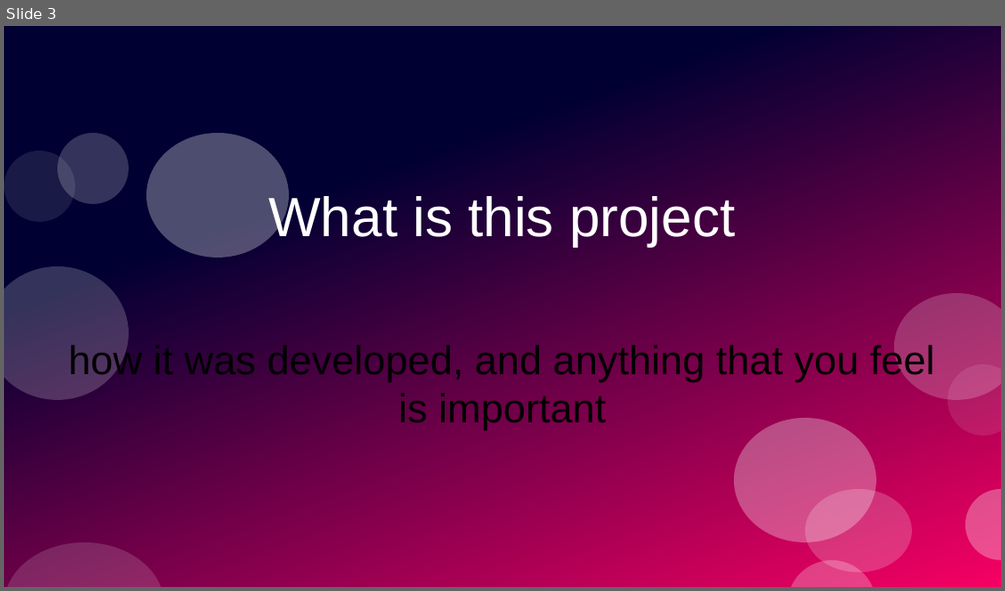
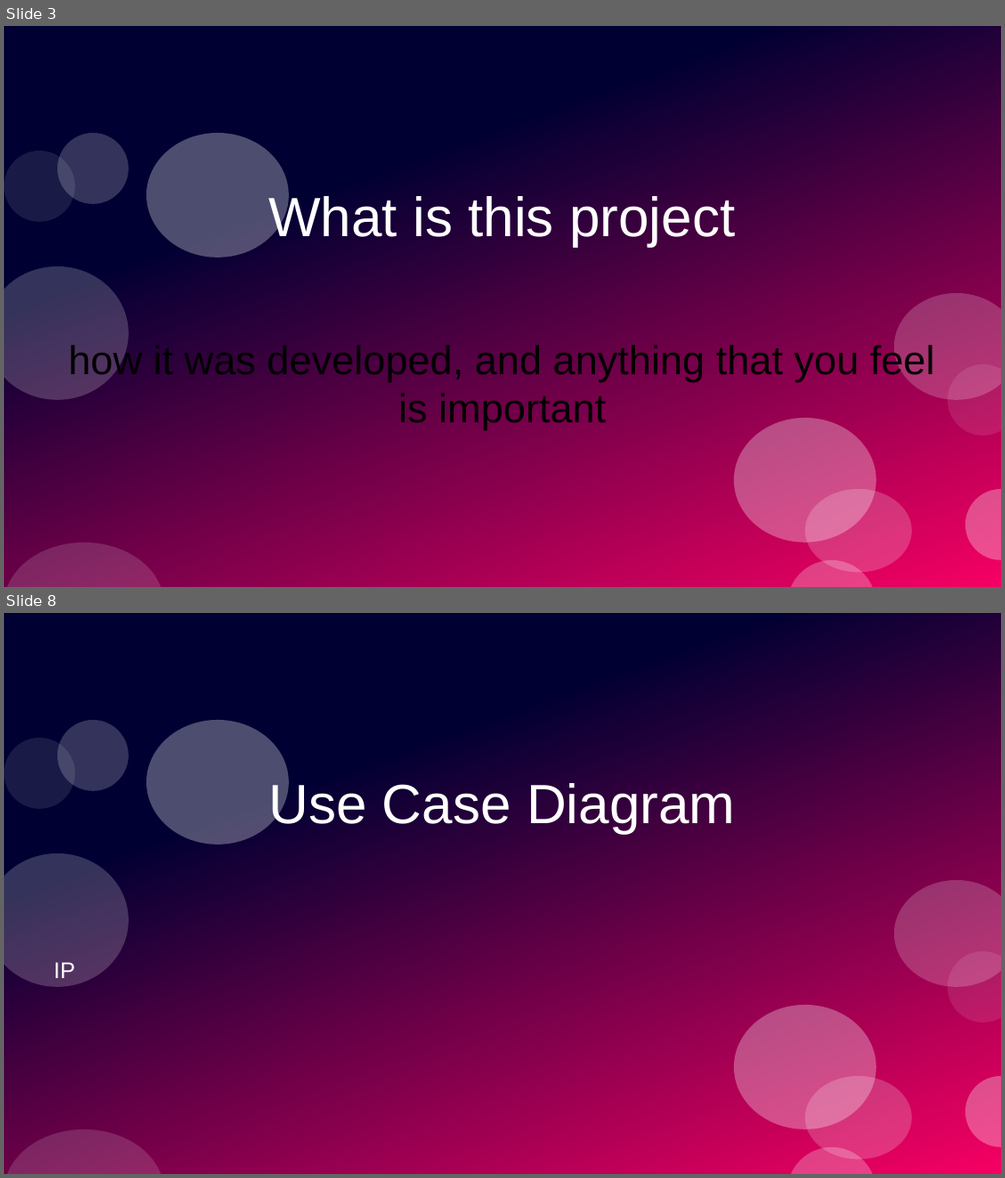
Before and after one commit to PrototypeProto/COP_4331_Small-Project, a slide deck: Pres.pptx. Shown one above the other, each under a label of ours: slide 3 before the commit, slides 3 and 8 after it; the slides between them are not shown. The pictures are 1005x591 and 1005x1178 pixels, drawn with LibreOffice and Linux fonts; fonts in the diff are those of the drawing. Boxes give left, top, right and bottom in pixels: in the first picture for what was removed or moved away, otherwise in the second. Text is boxed around its words. In the diff, an @@ line names an element or a change of style, - is before the commit and + after.

```diff
--- a/Pres.pptx
+++ b/Pres.pptx
@@ slide 8 added at box(4, 613, 1001, 1174), background #FFFFFF; not listed: 12 template elements that a slide beside it also shows @@
@@ title added at box(268, 779, 736, 833), 44 pt, text #FFFFFF @@
+Use Case Diagram
@@ subtitle added at box(54, 962, 75, 978), 18 pt, text #FFFFFF @@
+IP
```
Also in this commit, not shown: 2 slides changed, 8 other slides added, 5 slides removed.
